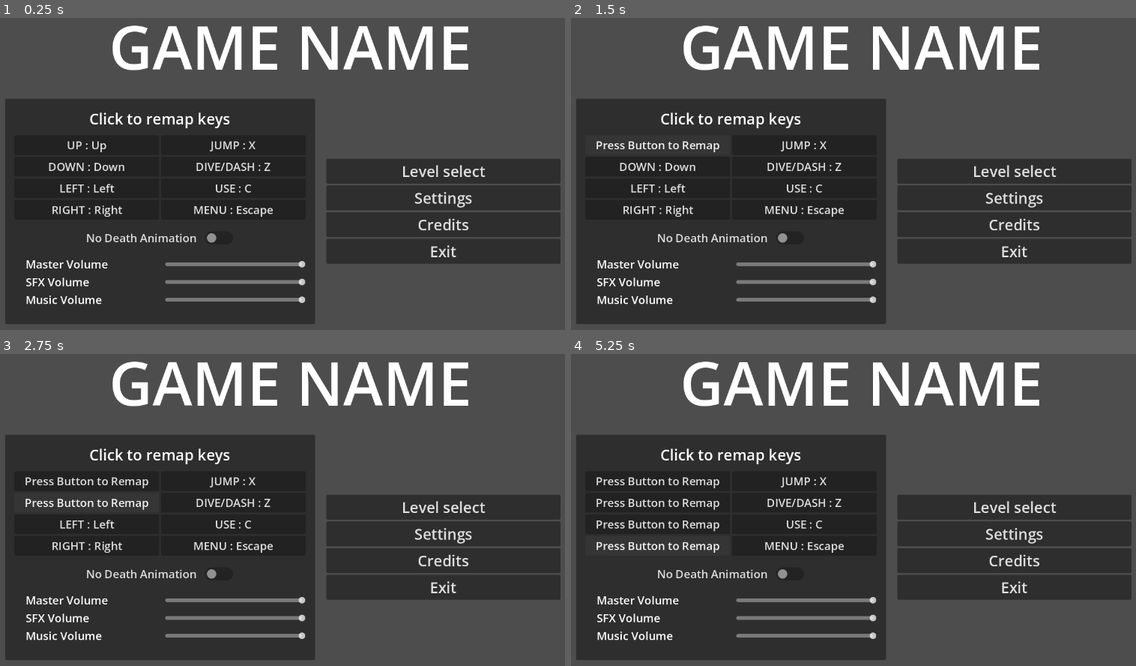
Above: before the commit, frames 1-4 (two rows, left to right).
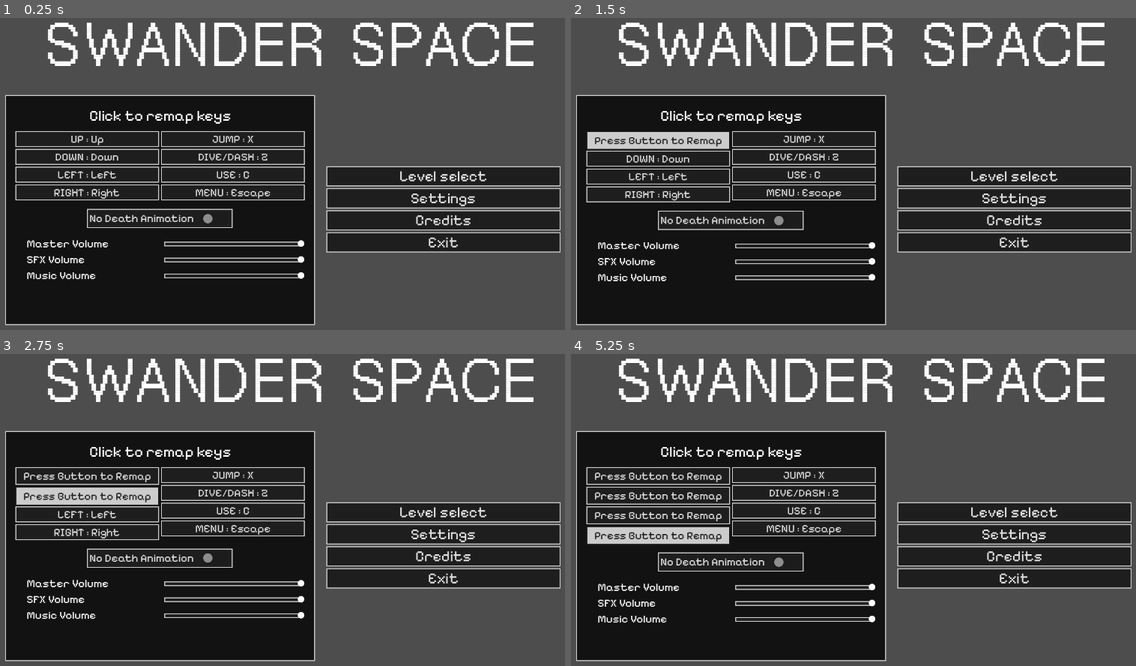
Above: after the commit, the same moments.

Repository: Choco-latez/gmtk-2026
Game: Godot game, scene res://UI/main_menu.tscn
The game is run twice, just before and just after one commit, with the same random seed, the same clock (stepped at 60 frames per second) and the same inputs. This scene is started directly instead of the project's main scene.
Inputs:
- Up to frame 1 (0.25 s): no input
- Up to frame 2 (1.5 s): click "UP : Up" at 0.5 s; click "Press Button to Remap" at 1.25 s
- Up to frame 3 (2.75 s): click "DOWN : Down" at 2 s
- Up to frame 4 (5.25 s): click "Press Button to Remap" at 2.75 s; click "LEFT : Left" at 3.5 s; click "Press Button to Remap" at 4.25 s; click "RIGHT : Right" at 5 s

The runs differ from the first frame. In frame 1, 40% of the frame differs, in the area x 0-100%, y 1-99%; in frame 2, 41%; in frame 3, 41%; in frame 4, 42%.

Commit message:
Style Main Menu

Diff:
--- a/gmtk-2026/UI/main_menu.tscn
+++ b/gmtk-2026/UI/main_menu.tscn
@@ -1,11 +1,73 @@
 [gd_scene format=3 uid="uid://l0tik4mhi750"]
 
+[ext_resource type="FontFile" uid="uid://cg2ujug2km488" path="res://Fonts/PixelifySans-VariableFont_wght.ttf" id="1_f40uw"]
 [ext_resource type="Script" uid="uid://beqfqcahod57a" path="res://UI/Scripts/main_menu.gd" id="1_p8ccj"]
 [ext_resource type="Script" uid="uid://cihex5ey77qih" path="res://UI/Scripts/remapper.gd" id="2_tk8dj"]
+[ext_resource type="FontFile" uid="uid://diosuryr60tby" path="res://Fonts/GeistPixel-Regular-VariableFont_ELSH.ttf" id="3_8ctay"]
 [ext_resource type="Script" uid="uid://dsm0g2viev2cp" path="res://UI/Scripts/audioslider.gd" id="3_d8nwk"]
+
+[sub_resource type="StyleBoxFlat" id="StyleBoxFlat_8ctay"]
+content_margin_top = 5.0
+bg_color = Color(0.8, 0.8, 0.8, 1)
+border_width_left = 2
+border_width_top = 2
+border_width_right = 2
+border_width_bottom = 2
+border_color = Color(0.12156863, 0.12156863, 0.12156863, 1)
+expand_margin_bottom = 2.0
+
+[sub_resource type="StyleBoxFlat" id="StyleBoxFlat_k0a0m"]
+content_margin_left = 5.0
+content_margin_top = 2.0
+content_margin_right = 5.0
+content_margin_bottom = 2.0
+bg_color = Color(0.1200512, 0.12005129, 0.12005121, 1)
+border_width_left = 2
+border_width_top = 2
+border_width_right = 2
+border_width_bottom = 2
+
+[sub_resource type="DPITexture" id="DPITexture_tcix6"]
+_source = "<svg xmlns=\"http://www.w3.org/2000/svg\" width=\"16\" height=\"16\"><circle cx=\"8\" cy=\"8\" r=\"7\" fill=\"#fefefe\"/></svg>
+"
+
+[sub_resource type="StyleBoxFlat" id="StyleBoxFlat_ev3b6"]
+content_margin_top = 5.0
+bg_color = Color(0.1200512, 0.12005129, 0.12005121, 1)
+border_width_left = 2
+border_width_top = 2
+border_width_right = 2
+border_width_bottom = 2
+expand_margin_bottom = 2.0
+
+[sub_resource type="StyleBoxFlat" id="StyleBoxFlat_f40uw"]
+content_margin_top = 5.0
+bg_color = Color(0.07123137, 0.0712314, 0.07123133, 1)
+border_width_left = 2
+border_width_top = 2
+border_width_right = 2
+border_width_bottom = 2
+expand_margin_bottom = 2.0
+
+[sub_resource type="Theme" id="Theme_fsokj"]
+default_font = ExtResource("1_f40uw")
+Button/colors/font_hover_color = Color(0.12156863, 0.12156863, 0.12156863, 1)
+Button/colors/font_pressed_color = Color(0.12156863, 0.12156863, 0.12156863, 1)
+Button/styles/hover = SubResource("StyleBoxFlat_8ctay")
+Button/styles/normal = SubResource("StyleBoxFlat_k0a0m")
+CheckButton/colors/font_hover_pressed_color = Color(0.12156863, 0.12156863, 0.12156863, 1)
+CheckButton/colors/font_pressed_color = Color(1, 1, 1, 1)
+CheckButton/styles/hover_pressed = SubResource("StyleBoxFlat_8ctay")
+CheckButton/styles/pressed = SubResource("StyleBoxFlat_k0a0m")
+HSlider/icons/grabber = SubResource("DPITexture_tcix6")
+HSlider/styles/grabber_area = SubResource("StyleBoxFlat_ev3b6")
+HSlider/styles/grabber_area_highlight = SubResource("StyleBoxFlat_ev3b6")
+PanelContainer/styles/panel = SubResource("StyleBoxFlat_f40uw")
 
 [sub_resource type="LabelSettings" id="LabelSettings_lfxu0"]
 font_size = 128
+
+[sub_resource type="Theme" id="Theme_0j4rv"]
 
 [sub_resource type="DPITexture" id="DPITexture_d8nwk"]
 _source = "<svg xmlns=\"http://www.w3.org/2000/svg\" width=\"32\" height=\"16\"><rect width=\"30\" height=\"14\" x=\"1\" y=\"1\" fill=\"#fff\" fill-opacity=\".75\" rx=\"7\"/><circle cx=\"24\" cy=\"8\" r=\"5\" fill=\"#1a1a1a\"/></svg>
@@ -57,6 +119,7 @@
 anchor_bottom = 1.0
 grow_horizontal = 2
 grow_vertical = 2
+theme = SubResource("Theme_fsokj")
 script = ExtResource("1_p8ccj")
 
 [node name="MarginContainer" type="MarginContainer" parent="." unique_id=864612259]
@@ -78,13 +141,15 @@
 layout_mode = 2
 size_flags_horizontal = 4
 size_flags_vertical = 0
-text = "GAME NAME"
+theme_override_fonts/font = ExtResource("3_8ctay")
+text = "SWANDER SPACE"
 label_settings = SubResource("LabelSettings_lfxu0")
 horizontal_alignment = 1
 
 [node name="HBoxContainer" type="HBoxContainer" parent="MarginContainer/VBoxContainer" unique_id=1192339331]
 layout_mode = 2
 size_flags_vertical = 3
+theme = SubResource("Theme_0j4rv")
 alignment = 2
 
 [node name="BoxContainer" type="BoxContainer" parent="MarginContainer/VBoxContainer/HBoxContainer" unique_id=713130467]
Binary file added: gmtk-2026/Fonts/GeistPixel-Regular-VariableFont_ELSH.ttf
Not shown, added: gmtk-2026/Fonts/GeistPixel-Regular-VariableFont_ELSH.ttf.import
Binary file added: gmtk-2026/Fonts/PixelifySans-VariableFont_wght.ttf
Not shown, added: gmtk-2026/Fonts/PixelifySans-VariableFont_wght.ttf.import
